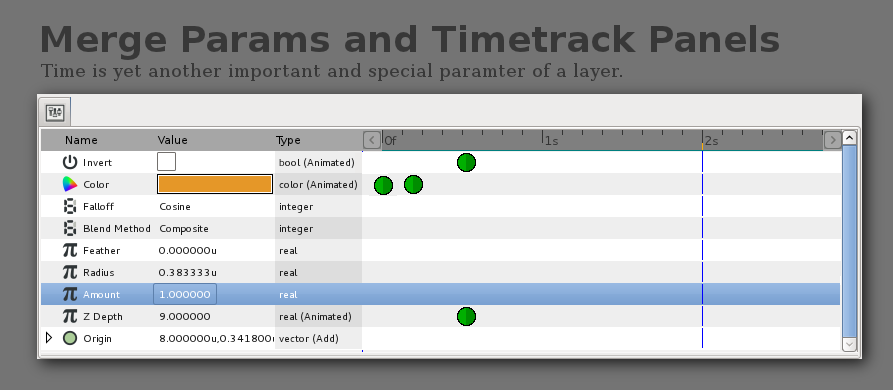
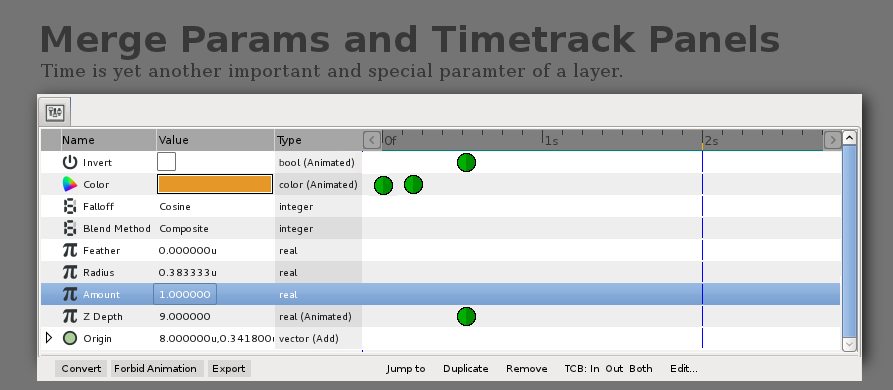
Layer changes from the first 893×390 image to the second:
added layer "New Layer" (50%) above "Name Value Type" over bbox(61, 129, 275, 151)
painted on "Name Value Type" over bbox(63, 135, 301, 146)
added layer "Waypoint Context Menu" above "Export" over bbox(386, 364, 697, 374)
added layer "Export" above "Export#1" over bbox(213, 365, 245, 374)
added layer "Export#1" (9%) above "Forbin Animation" over bbox(208, 360, 251, 377)
added layer "Forbin Animation" above "Forbin Animation#1" over bbox(115, 364, 196, 372)
added layer "Forbin Animation#1" (9%) above "Convert" over bbox(111, 360, 204, 377)
added layer "Convert" above "Convert#1" over bbox(62, 365, 101, 372)
added layer "Convert#1" (9%) above "tool bar" over bbox(55, 360, 107, 377)
added layer "tool bar" above "main panel" over bbox(37, 357, 862, 381)
painted on "main panel" over bbox(61, 129, 62, 151)
